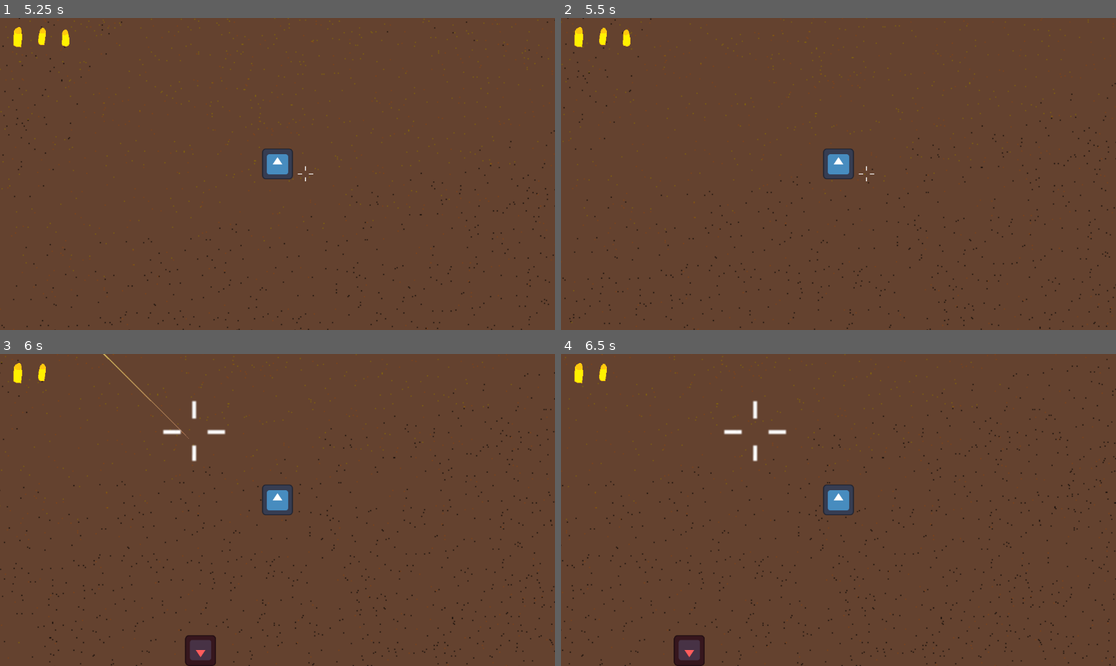
Above: before the commit, frames 1-4 (two rows, left to right).
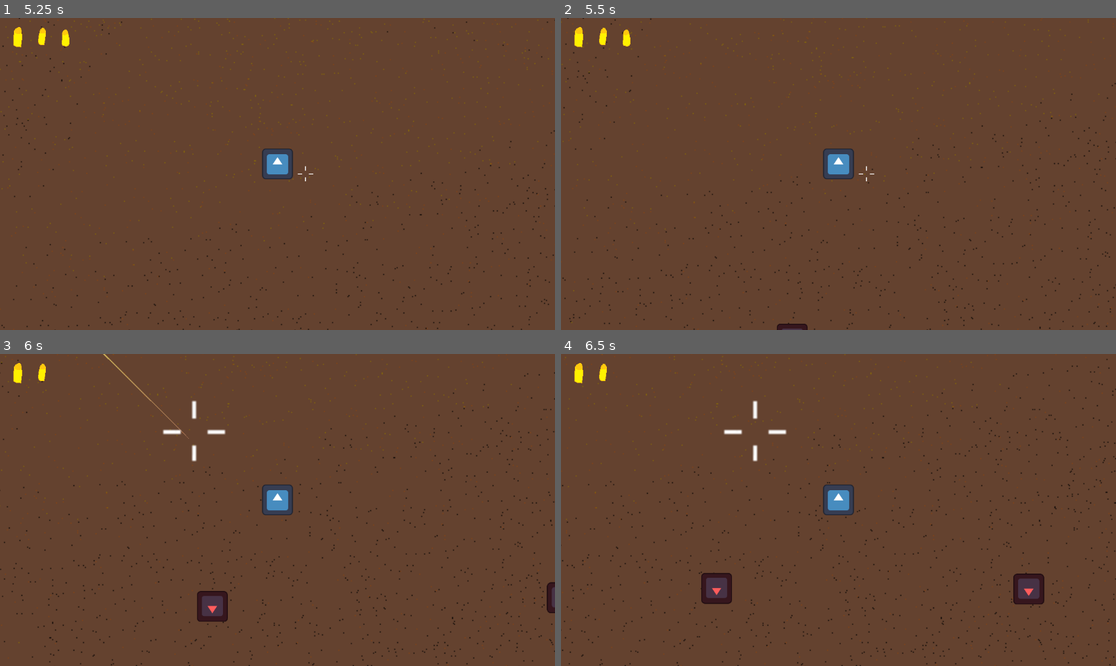
Above: after the commit, the same moments.

Repository: Niimphu/quickdraw
Game: Godot game, scene res://test.tscn
The game is run twice, just before and just after one commit, with the same random seed, the same clock (stepped at 60 frames per second) and the same inputs. The engine's default icon, where the game draws it, is replaced by a stand-in: a white triangle on a blue panel in a dark square.
Inputs (mouse positions are in pixels of both pictures, inside the frame that each line leads up to):
- Up to frame 1 (5.25 s): tap Enter at 0.5 s; move the mouse to (277, 164) at 0.52 s; hold D (right) 0.53-1.28 s; hold Space (roll) 0.53-1.28 s; move the mouse to (166, 189) at 1.27 s; hold S (down) 1.28-2.03 s; click (166, 189) at 1.35 s; move the mouse to (333, 105) at 2.02 s; hold D (right) 2.03-2.78 s; hold Space (roll) 2.03-2.78 s; move the mouse to (249, 236) at 2.77 s; hold W (up) 2.78-3.53 s; click (249, 236) at 2.85 s; move the mouse to (444, 220) at 3.52 s; hold Space (roll) 3.53-4.28 s; hold A (left) 3.53-5.03 s; tap R (reload) at 4.15 s; move the mouse to (111, 127) at 4.27 s; click (111, 127) at 4.35 s; move the mouse to (305, 174) at 5.02 s; hold S (down) from 5.03 s (still down); hold Space (roll) from 5.03 s (still down)
- Up to frame 2 (5.5 s): keep holding S (down); keep holding Space (roll)
- Up to frame 3 (6 s): move the mouse to (194, 432) at 5.77 s; release S (down) at 5.78 s; release Space (roll) at 5.78 s; hold D (right) from 5.78 s (still down); click (194, 432) at 5.85 s
- Up to frame 4 (6.5 s): keep holding D (right)

Frame 1 is identical in both runs. In frame 2, 0.1% of the frame differs, in the area x 38-45%, y 97-100%; in frame 3, 1.2%; in frame 4, 1.6%, in the area x 20-88%, y 70-100%.

Commit message:
basic enemy spawn

Diff:
--- /dev/null
+++ b/enemy.gd
@@ -0,0 +1,20 @@
+extends CharacterBody2D
+
+var Player: CharacterBody2D
+var move_speed := 100
+var id: int
+var time: int = 0
+var direction : Vector2
+
+func _ready() -> void:
+	set_physics_process(false)
+
+func _physics_process(delta: float) -> void:
+	time += delta * 100
+	if time % 10 == id:
+		set_direction()
+	velocity = direction * move_speed
+	move_and_slide()
+
+func set_direction() -> void:
+	direction = (Player.global_position - global_position).normalized()
--- a/enemy.tscn
+++ b/enemy.tscn
@@ -1,5 +1,6 @@
 [gd_scene format=3 uid="uid://ld5b2tjycu4m"]
 
+[ext_resource type="Script" uid="uid://cb7dfospx78x0" path="res://enemy.gd" id="1_4gyqm"]
 [ext_resource type="Texture2D" uid="uid://rp401coajyda" path="res://icon.svg" id="1_7k104"]
 
 [sub_resource type="CapsuleShape2D" id="CapsuleShape2D_4gyqm"]
@@ -13,6 +14,7 @@
 y_sort_enabled = true
 collision_layer = 32
 collision_mask = 37
+script = ExtResource("1_4gyqm")
 
 [node name="Sprite2D" type="Sprite2D" parent="." unique_id=505661234]
 modulate = Color(1, 0.36, 0.36, 1)
--- a/enemy_spawner.gd
+++ b/enemy_spawner.gd
@@ -3,6 +3,7 @@
 @onready var test_enemy := preload("res://enemy.tscn")
 @onready var spawn_timer := Timer.new()
 var spawn_distance := 700
+var id := 1
 
 func _ready() -> void:
 	add_child(spawn_timer)
@@ -15,6 +16,10 @@
 	var new_enemy := test_enemy.instantiate()
 	new_enemy.global_position = get_spawn_location()
 	add_child(new_enemy)
+	new_enemy.id = id
+	new_enemy.Player = get_node("Player")
+	new_enemy.set_physics_process(true)
+	id += 1
 
 
 func get_spawn_location() -> Vector2:
Not shown, added: enemy.gd.uid
